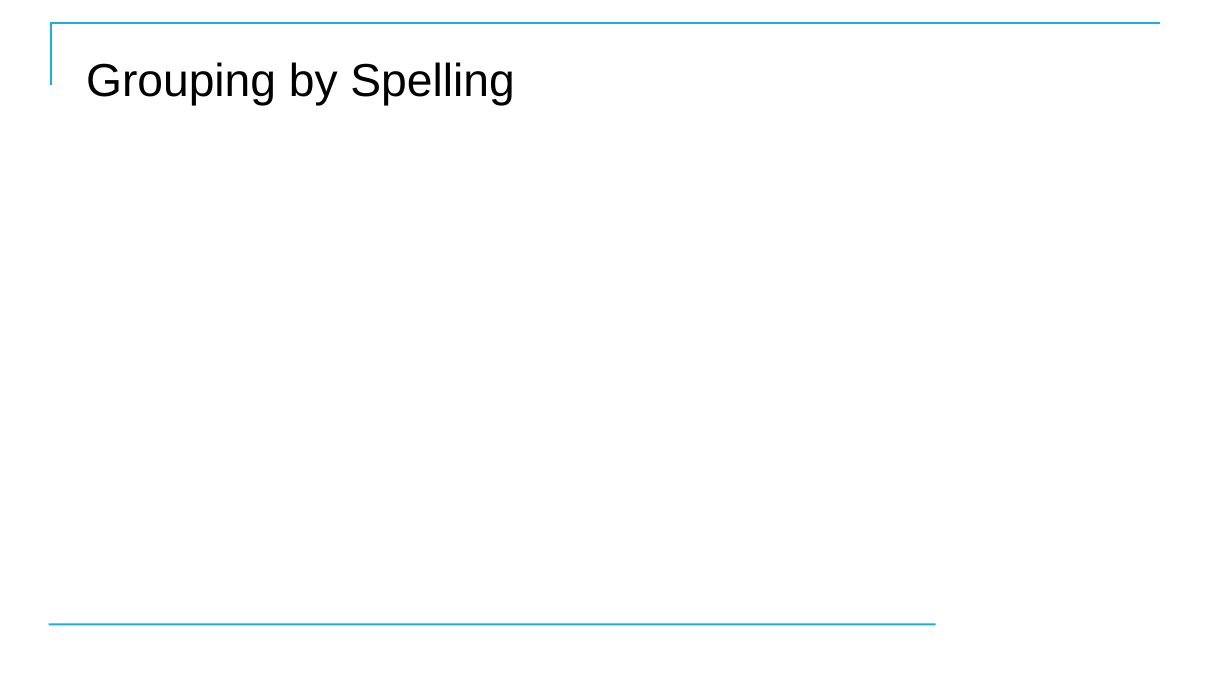
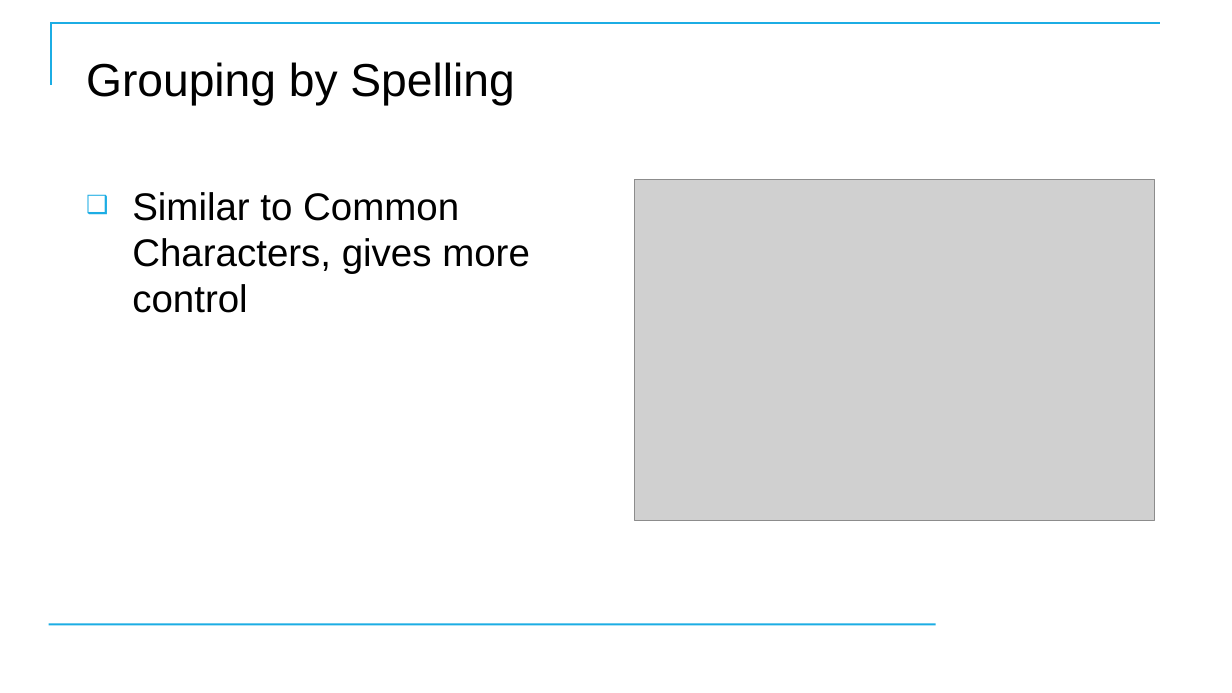
Before and after one commit to CostelloTechnicalConsulting/XTBP10---Tableau-Prep-Introduction, a slide deck: slide 87 of ppt/TableauPrepBuilderIntroV1_1.pptx (slide 85 before the commit). Drawn at 1232x693 pixels with LibreOffice and Linux fonts; fonts in the diff are those of the drawing; grey boxes stand for pictures; background and template pictures are left out. Boxes give left, top, right and bottom in pixels: in the first picture for what was removed or moved away, otherwise in the second. Text is boxed around its words. In the diff, an @@ line names an element or a change of style, - is before the commit and + after.

```diff
--- a/ppt/TableauPrepBuilderIntroV1_1.pptx
+++ b/ppt/TableauPrepBuilderIntroV1_1.pptx
@@ picture added at [634,179,1155,520] @@
@@ text added at [132,192,530,313], 30 pt, text #000000 @@
+❑ Similar to Common Characters, gives more control
```
Also in this commit, not shown: 6 other slides changed, 8 slides added, 4 slides removed, 3 other files.
